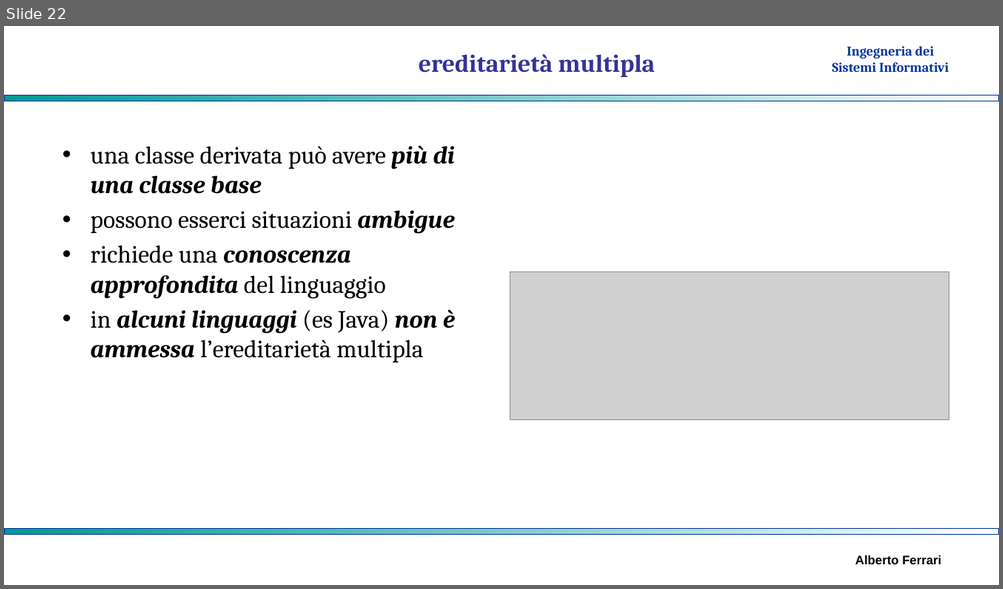
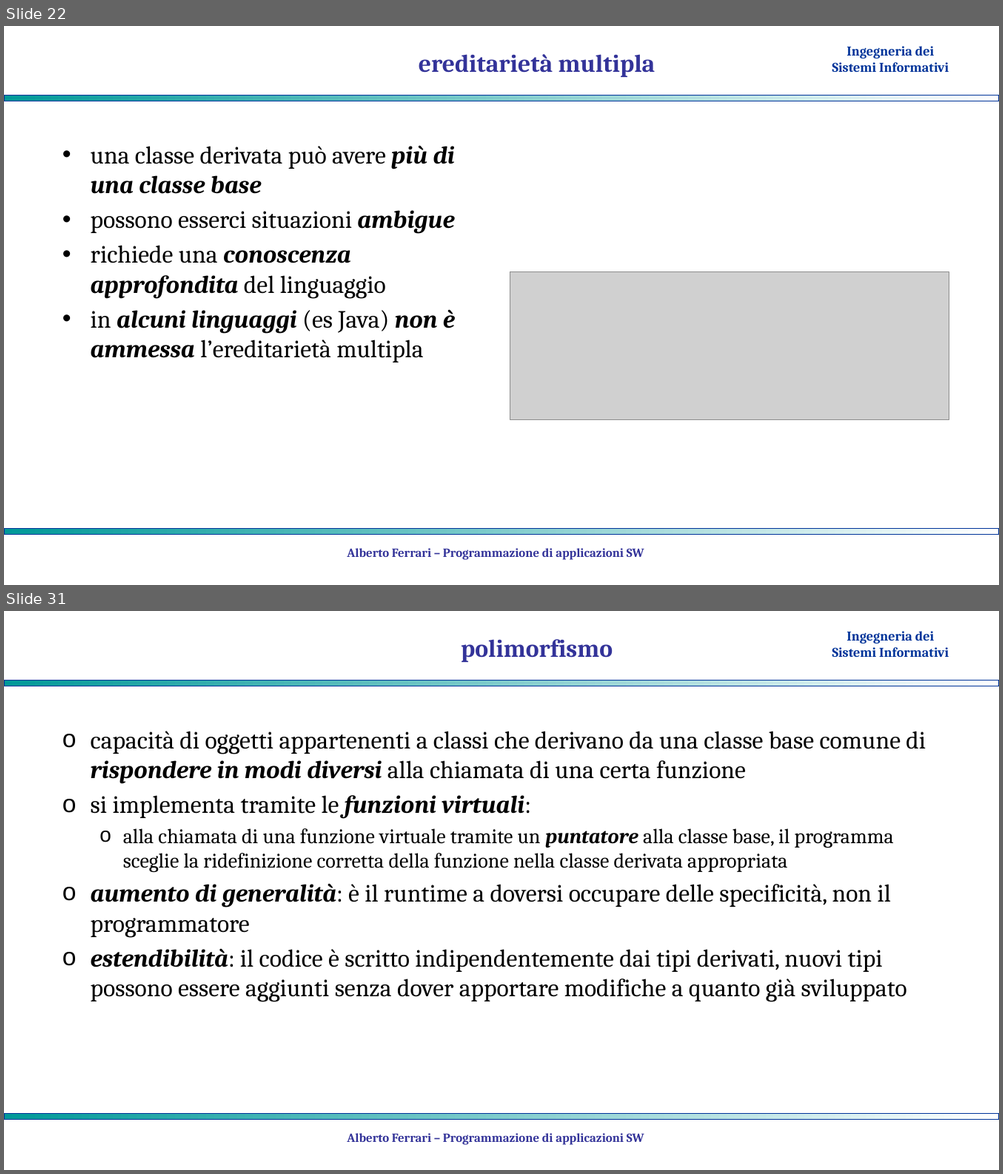
Before and after one commit to albertoferrari/pasw, a slide deck: lezioni/PASW05 - ereditarietà.pptx. Shown one above the other, each under a label of ours: slide 22 before the commit, slides 22 and 31 after it; the slides between them are not shown. The pictures are 1003x589 and 1003x1174 pixels, drawn with LibreOffice and Linux fonts; fonts in the diff are those of the drawing; grey boxes stand for pictures; background and template pictures are left out. Boxes give left, top, right and bottom in pixels: in the first picture for what was removed or moved away, otherwise in the second. Text is boxed around its words. In the diff, an @@ line names an element or a change of style, - is before the commit and + after.

```diff
--- a/lezioni/PASW05 - ereditarietà.pptx
+++ b/lezioni/PASW05 - ereditarietà.pptx
@@ slide 31 added at [4, 611, 999, 1170], background #FFFFFF; not listed: 3 template elements that a slide beside it also shows @@
@@ title added at [461, 639, 612, 662], 24 pt, text #333399, bold @@
+polimorfismo
@@ text added at [91, 731, 925, 1002], 24 pt, text #000000 @@
+o capacità di oggetti appartenenti a classi che derivano da una classe base comune di rispondere in modi diversi alla chiamata di una certa funzione
+o si implementa tramite le funzioni virtuali:
+  o alla chiamata di una funzione virtuale tramite un puntatore alla classe base, il programma sceglie la ridefinizione corretta della funzione nella classe derivata appropriata
+o aumento di generalità: è il runtime a doversi occupare delle specificità, non il programmatore
+o estendibilità: il codice è scritto indipendentemente dai tipi derivati, nuovi tipi possono essere aggiunti senza dover apportare modifiche a quanto già sviluppato
@@ text added at [347, 1133, 644, 1145], 12 pt, text #333399, bold @@
+Alberto Ferrari – Programmazione di applicazioni SW
@@ slide 22 changed as well @@
@@ text added at [347, 548, 644, 560], 12 pt, text #333399, bold @@
+Alberto Ferrari – Programmazione di applicazioni SW
@@ text removed at [855, 556, 941, 565] @@
-Alberto Ferrari
```
Also in this commit, not shown: 15 other slides changed, 15 other slides added, 5 slides removed, 1 other file.
